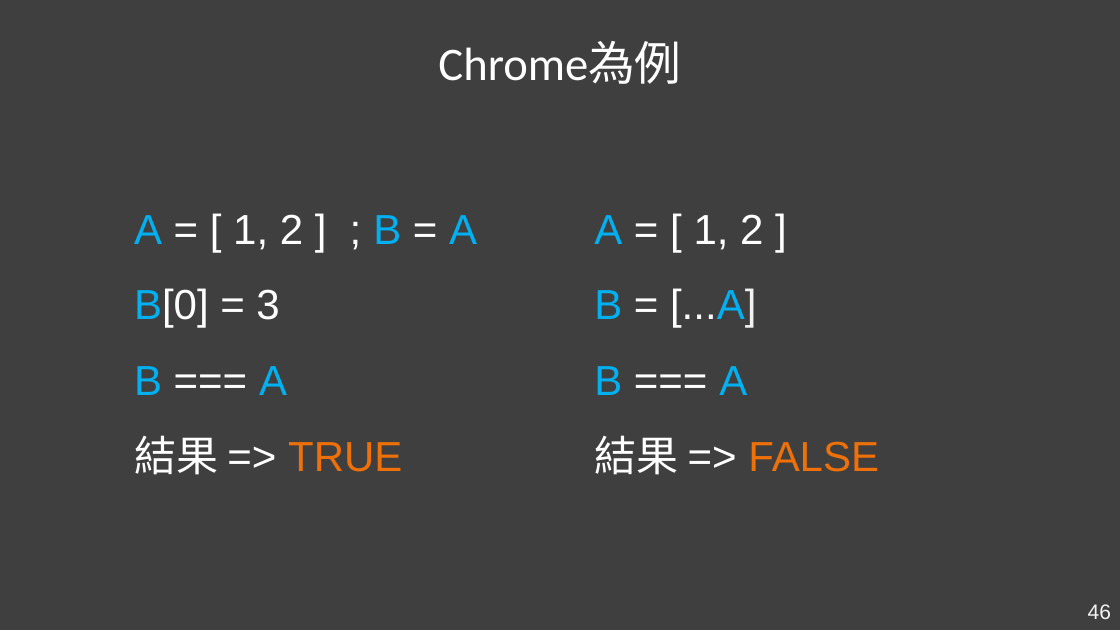
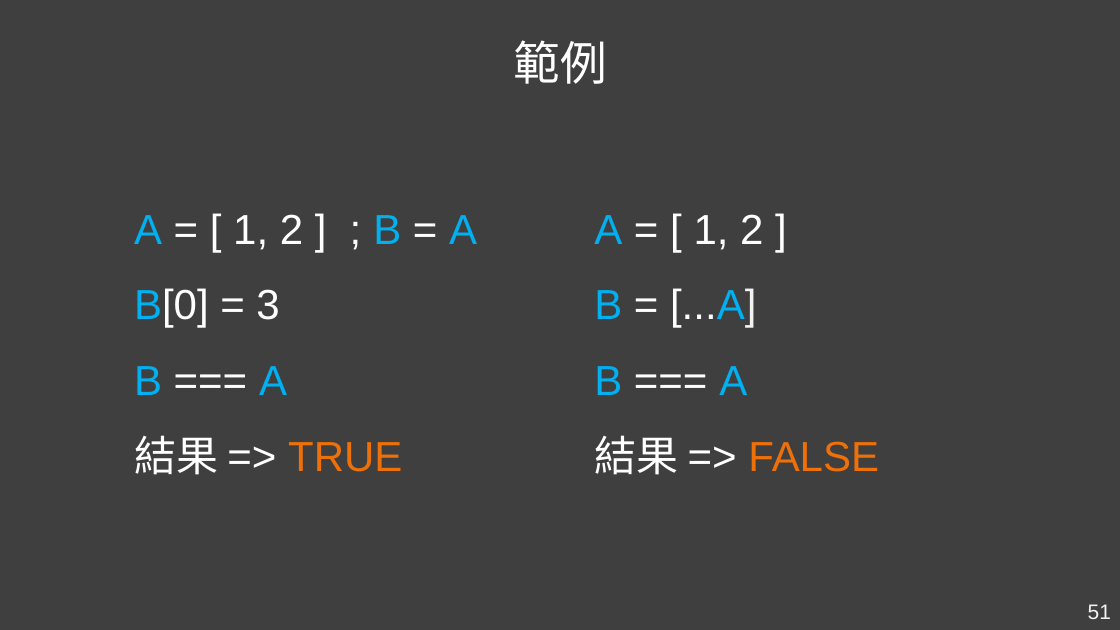
Before and after one commit to Kader-coder/React-Hooks, a slide deck: slide 51 of PPT/React Hooks &.pptx (slide 46 before the commit). Drawn at 1120x630 pixels with LibreOffice and Linux fonts; fonts in the diff are those of the drawing. Boxes give left, top, right and bottom in pixels: in the first picture for what was removed or moved away, otherwise in the second. Text is boxed around its words. In the diff, an @@ line names an element or a change of style, - is before the commit and + after.

```diff
--- a/PPT/React Hooks &.pptx
+++ b/PPT/React Hooks &.pptx
@@ text at box(513, 40, 606, 84): text changed @@
-Chrome為例
+範例
@@ page number at box(1088, 604, 1111, 619): text changed @@
-46
+51
```
Also in this commit, not shown: 4 other slides changed, 9 slides added, 11 other files.
